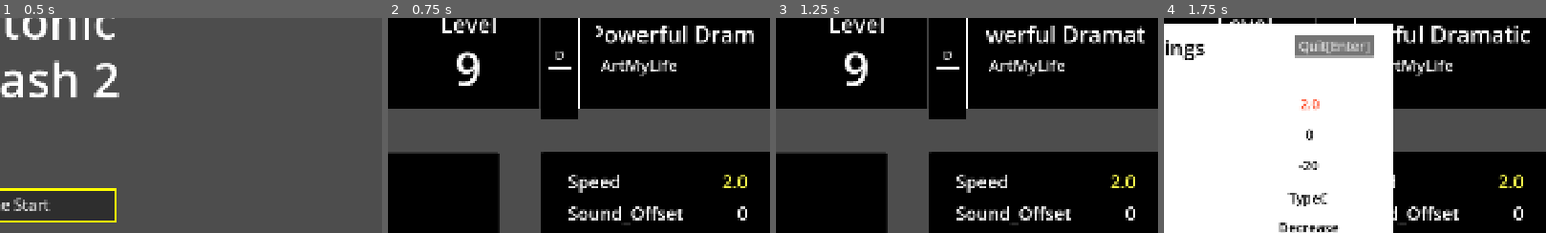
Above: before the commit, frames 1-4 (left to right).
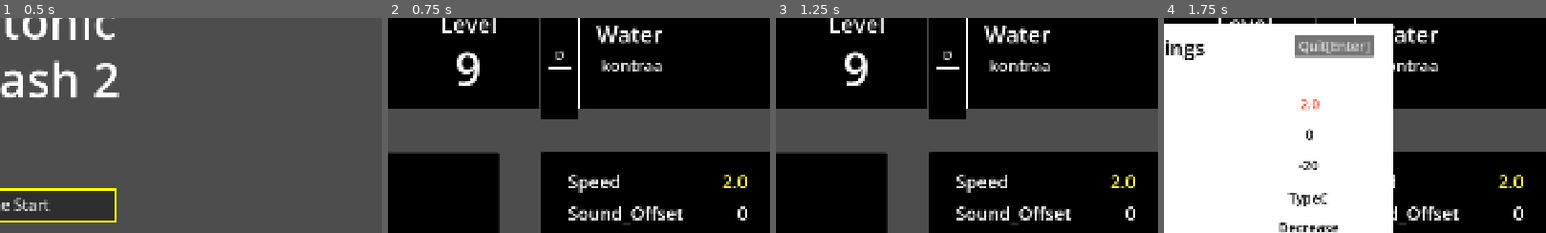
Above: after the commit, the same moments.

Repository: junu192857/Vexatonic-dash-2
Game: Godot game, scene res://Scenes/MainMenu.tscn
Same seed, same stepped clock (60 frames per second), same inputs: the game is played once before the commit and once after it.
Inputs:
- Up to frame 1 (0.5 s): no input
- Up to frame 2 (0.75 s): click "Game Start" at 0.5 s
- Up to frame 3 (1.25 s): no input
- Up to frame 4 (1.75 s): click "Settings" at 1.25 s
The pictures show only the part of the screen within x 50-100%, y 19-69%; the shares and areas given below are measured in that part.

Frame 1 is identical in both runs. In frame 2, 2.7% of the frame differs, in the area x 54-96%, y 3-28%; in frame 3, 2.6%; in frame 4, 2.2%.

Commit message:
v1.0.0 빌드 완성

Diff:
--- a/vexatonic-dash-2/Scripts/Editor/EditorManager.gd
+++ b/vexatonic-dash-2/Scripts/Editor/EditorManager.gd
@@ -1321,7 +1321,7 @@
 			savePanel.get_node("OnlyForNewSave/WarningLabel").text = "WARNING: Please set level name"
 			return
 
-		var dir_path = "res://Charts/" + folder_name
+		var dir_path = "user://Charts/" + folder_name
 		var dir_exists = DirAccess.dir_exists_absolute(dir_path)
 		DirAccess.make_dir_recursive_absolute(dir_path)
 
@@ -1339,11 +1339,6 @@
 			# 음악 파일 저장
 			DirAccess.copy_absolute(music_path, dir_path + "/" + levelData.metadata.music_path)
 
-			# index.txt에 새 폴더 등록
-			var index_file = FileAccess.open("res://Charts/index.txt", FileAccess.READ_WRITE)
-			if index_file:
-				index_file.seek_end()
-				index_file.store_line(folder_name)
 
 		var difficulty_name = Setting.DIFFICULTY_NAMES[save_difficulty]
 		chart_path = dir_path + "/" + difficulty_name + ".txt"
--- a/vexatonic-dash-2/Scripts/SelectSong/SelectManager.gd
+++ b/vexatonic-dash-2/Scripts/SelectSong/SelectManager.gd
@@ -14,7 +14,7 @@
 
 var setting_open: bool = false
 
-const CHARTS_DIR = "res://Charts"
+const CHARTS_DIR = "user://Charts"
 const DIFFICULTY_COLORS = [Color(0.5, 0.85, 0.3), Color(1.0, 0.55, 0.1), Color(0.6, 0.2, 0.9)]
 
 var song_list: Array[LevelMetaData] = []
@@ -37,6 +37,7 @@
 	settingRect.visible = false
 	settingRect.close_setting.connect(close_setting)
 
+	_ensure_user_charts()
 	_scan_charts()
 	if song_list.is_empty():
 		return
@@ -48,19 +49,64 @@
 	_refresh_all()
 	_refresh_start_button()
 
-func _scan_charts():
-	var index_file = FileAccess.open(CHARTS_DIR + "/index.txt", FileAccess.READ)
+func _ensure_user_charts():
+	# user://Charts가 이미 있으면 건너뜀
+	if DirAccess.open("user://Charts") != null:
+		return
+	DirAccess.make_dir_recursive_absolute("user://Charts")
+
+	# res://Charts의 폴더 목록을 index.txt로 읽기
+	var index_file = FileAccess.open("res://Charts/index.txt", FileAccess.READ)
 	if index_file == null:
-		push_error("Cannot open Charts/index.txt")
-		return
+		return
+
 	while not index_file.eof_reached():
 		var folder = index_file.get_line().strip_edges()
 		if folder.is_empty():
 			continue
-		var metadata = LevelMetaData.new()
-		ChartParser.parse_metadata(CHARTS_DIR + "/" + folder, metadata)
-		if metadata.name != "":
-			song_list.append(metadata)
+
+		var src = "res://Charts/" + folder
+		var dst = "user://Charts/" + folder
+		DirAccess.make_dir_recursive_absolute(dst)
+
+		# METADATA.txt 복사
+		_copy_file(src + "/METADATA.txt", dst + "/METADATA.txt")
+
+		# 난이도 파일 복사
+		for diff in Setting.DIFFICULTY_NAMES:
+			var fname = diff + ".txt"
+			if FileAccess.file_exists(src + "/" + fname):
+				_copy_file(src + "/" + fname, dst + "/" + fname)
+
+		# 음악 파일 복사 (METADATA에서 경로 읽기)
+		var meta = LevelMetaData.new()
+		ChartParser.parse_metadata(dst, meta)
+		if meta.music_path != "":
+			_copy_file(src + "/" + meta.music_path, dst + "/" + meta.music_path)
+
+func _copy_file(src: String, dst: String):
+	var data = FileAccess.get_file_as_bytes(src)
+	if data.size() == 0:
+		return
+	var f = FileAccess.open(dst, FileAccess.WRITE)
+	if f:
+		f.store_buffer(data)
+
+func _scan_charts():
+	var dir = DirAccess.open(CHARTS_DIR)
+	if dir == null:
+		push_error("Cannot open Charts directory")
+		return
+	dir.list_dir_begin()
+	var folder = dir.get_next()
+	while folder != "":
+		if dir.current_is_dir():
+			var metadata = LevelMetaData.new()
+			ChartParser.parse_metadata(CHARTS_DIR + "/" + folder, metadata)
+			if metadata.name != "":
+				song_list.append(metadata)
+		folder = dir.get_next()
+	dir.list_dir_end()
 
 func _get_metadata(offset: int) -> LevelMetaData:
 	var size = song_list.size()
Not shown, changed: vexatonic-dash-2/export_presets.cfg
Not shown, added: builds/Vexatonic Dash.console.exe
Not shown, added: builds/Vexatonic Dash.exe
Not shown, added: builds/Vexatonic Dash.pck
